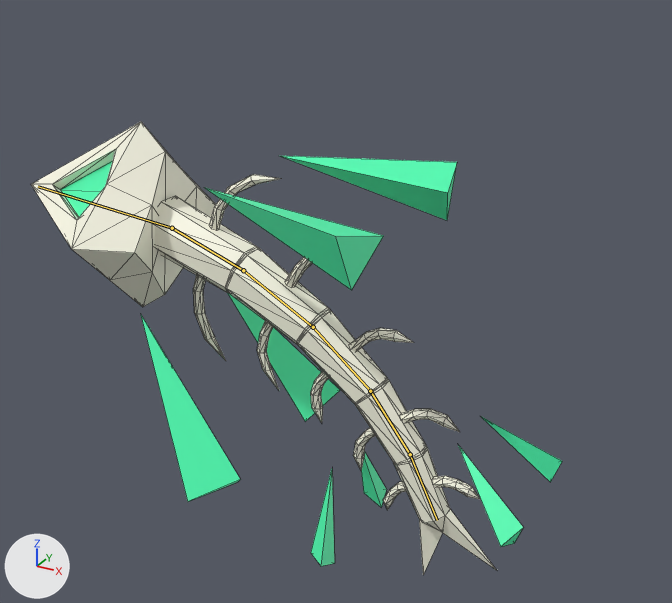
An edit to the glTF model Project/Resources/Model/Enemy/Enemy.gltf, drawn before and after from the same camera.
Before and after are seen from a 50 mm camera at (1.93, -3.45, 1.52) aimed at (-0.04, 0.14, -0.27). Arrows for +X, +Y and +Z are at lower left; the lights stay in place. The picture after the commit comes second. Both versions are drawn at frame 0 of the action '00_Idle'; the numbers are the values there. The bones that bend it are drawn over the model as lines. Mesh edges are drawn as thin lines.

Names of what the first picture shows: '立方体'.
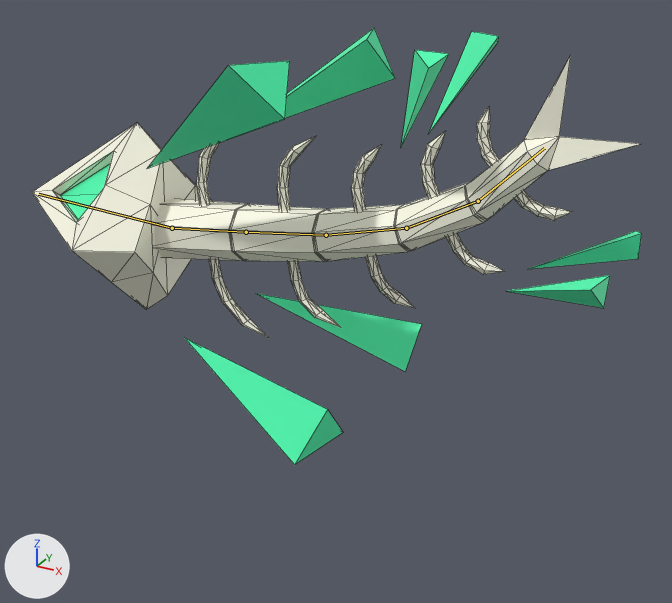
Boxes (x1, y1, x2, y2) around the edits, measured in the pictures (672 x 603 px):
'立方体', posed (15% wider)
    before: (31, 122, 562, 575)
    after: (32, 28, 642, 465)
bone 'Spine.000', root to tip
    before: (172, 228) to (243, 270)
    after: (172, 228) to (246, 232)
bone 'Spine.001', root to tip
    before: (243, 270) to (313, 327)
    after: (246, 232) to (326, 235)
bone 'Spine.002', root to tip
    before: (313, 327) to (370, 391)
    after: (326, 235) to (406, 228)
bone 'Spine.003', root to tip
    before: (370, 391) to (410, 454)
    after: (406, 228) to (478, 201)
bone 'Spine.004', root to tip
    before: (410, 454) to (437, 520)
    after: (478, 201) to (544, 148)
bone 'Head', root to tip
    before: (172, 228) to (38, 186)
    after: (172, 228) to (38, 194)

The change, as a list of edits to the scene's bpy script:
```text
Change bone_spine_000:
    where bone_spine_000 = bpy.data.objects['Enemy'].pose.bones['Spine.000']
    bone_spine_000.rotation_quaternion: (0.986, -0.125, 0.0, 0.113) -> (0.998, 0.044, 0.0, -0.04)  # degrees (-14, 2, 13) -> degrees (5, 0, -5)
Change bone_spine_001:
    where bone_spine_001 = bpy.data.objects['Enemy'].pose.bones['Spine.001']  # child of 'Spine.000'
    bone_spine_001.rotation_quaternion: (0.997, -0.061, 0.0, 0.056) -> (1.0, 0.008, 0.0, -0.007)  # degrees (-7, 0, 6) -> degrees (1, 0, -1)
Change bone_spine_002:
    where bone_spine_002 = bpy.data.objects['Enemy'].pose.bones['Spine.002']  # child of 'Spine.001'
    bone_spine_002.rotation_quaternion: (0.995, -0.074, 0.0, 0.067) -> (0.999, 0.04, 0.0, -0.036)  # degrees (-8, 1, 8) -> degrees (5, 0, -4)
Change bone_spine_003:
    where bone_spine_003 = bpy.data.objects['Enemy'].pose.bones['Spine.003']  # child of 'Spine.002'
    bone_spine_003.rotation_quaternion: (0.994, -0.084, 0.0, 0.076) -> (0.993, 0.089, 0.0, -0.081)  # degrees (-10, 1, 9) -> degrees (10, 1, -9)
Change bone_spine_004:
    where bone_spine_004 = bpy.data.objects['Enemy'].pose.bones['Spine.004']  # child of 'Spine.003'
    bone_spine_004.rotation_quaternion: (0.995, -0.071, 0.0, 0.064) -> (0.989, 0.107, 0.0, -0.097)  # degrees (-8, 1, 7) -> degrees (12, 1, -11)
Change bone_head:
    where bone_head = bpy.data.objects['Enemy'].pose.bones['Head']
    bone_head.rotation_quaternion: (0.999, 0.047, 0.0, 0.0) -> (1.0, 0.024, 0.0, 0.0)  # degrees (5, 0, 0) -> degrees (3, 0, 0)
```
